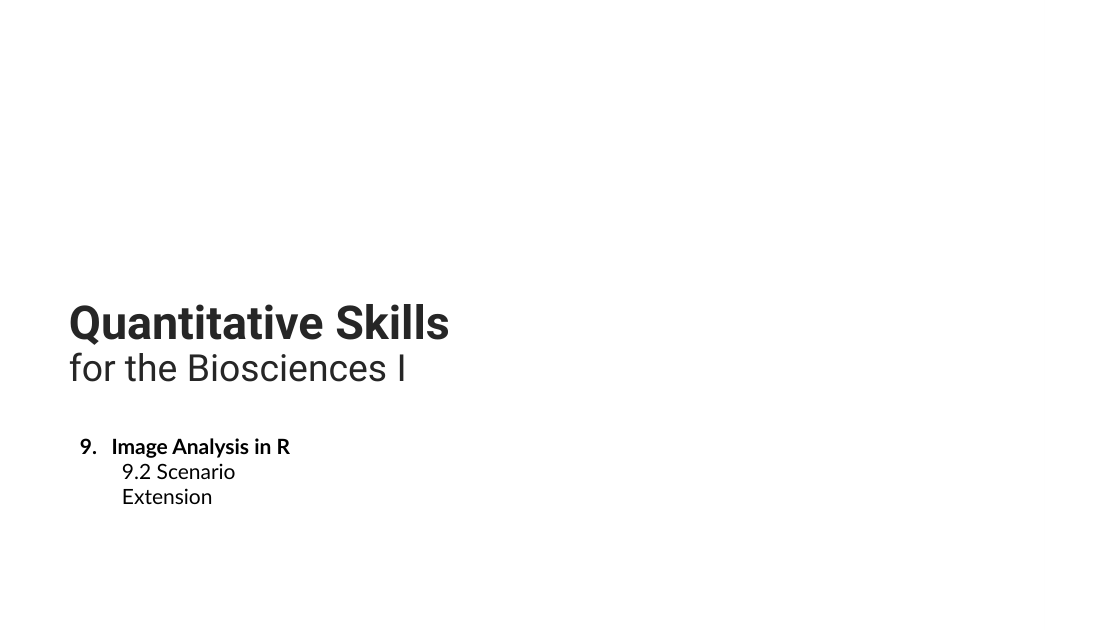
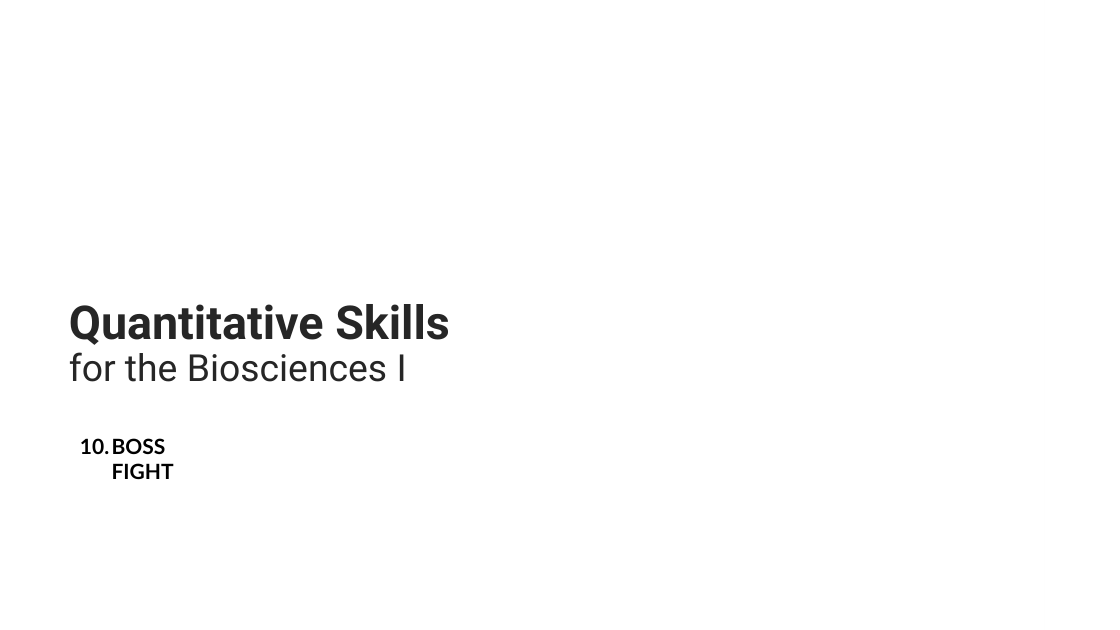
Before and after one commit to rtreharne/qs, a slide deck: slide 17 of pptx/Quantitative Skills for the Biosciences I.pptx. Drawn at 1120x630 pixels with LibreOffice and Linux fonts; fonts in the diff are those of the drawing; background and template pictures are left out. Boxes give left, top, right and bottom in pixels: in the first picture for what was removed or moved away, otherwise in the second. Text is boxed around its words. In the diff, an @@ line names an element or a change of style, - is before the commit and + after.

```diff
--- a/pptx/Quantitative Skills for the Biosciences I.pptx
+++ b/pptx/Quantitative Skills for the Biosciences I.pptx
@@ text at [112, 438, 174, 479]: text changed; bold on @@
-9. Image Analysis in R
-  9.2 Scenario Extension
+10. BOSS FIGHT
```
Also in this commit, not shown: 8 other files.
